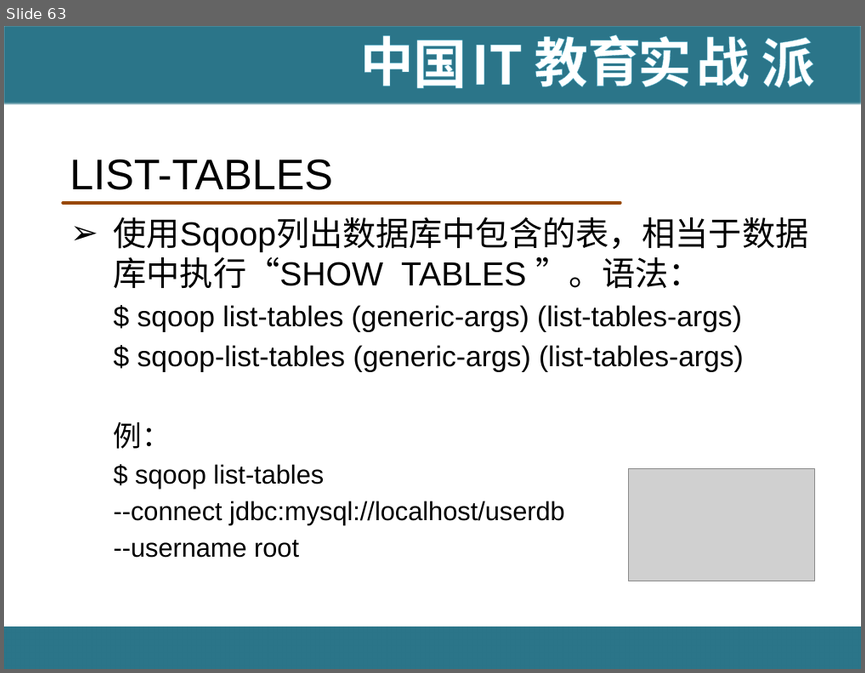
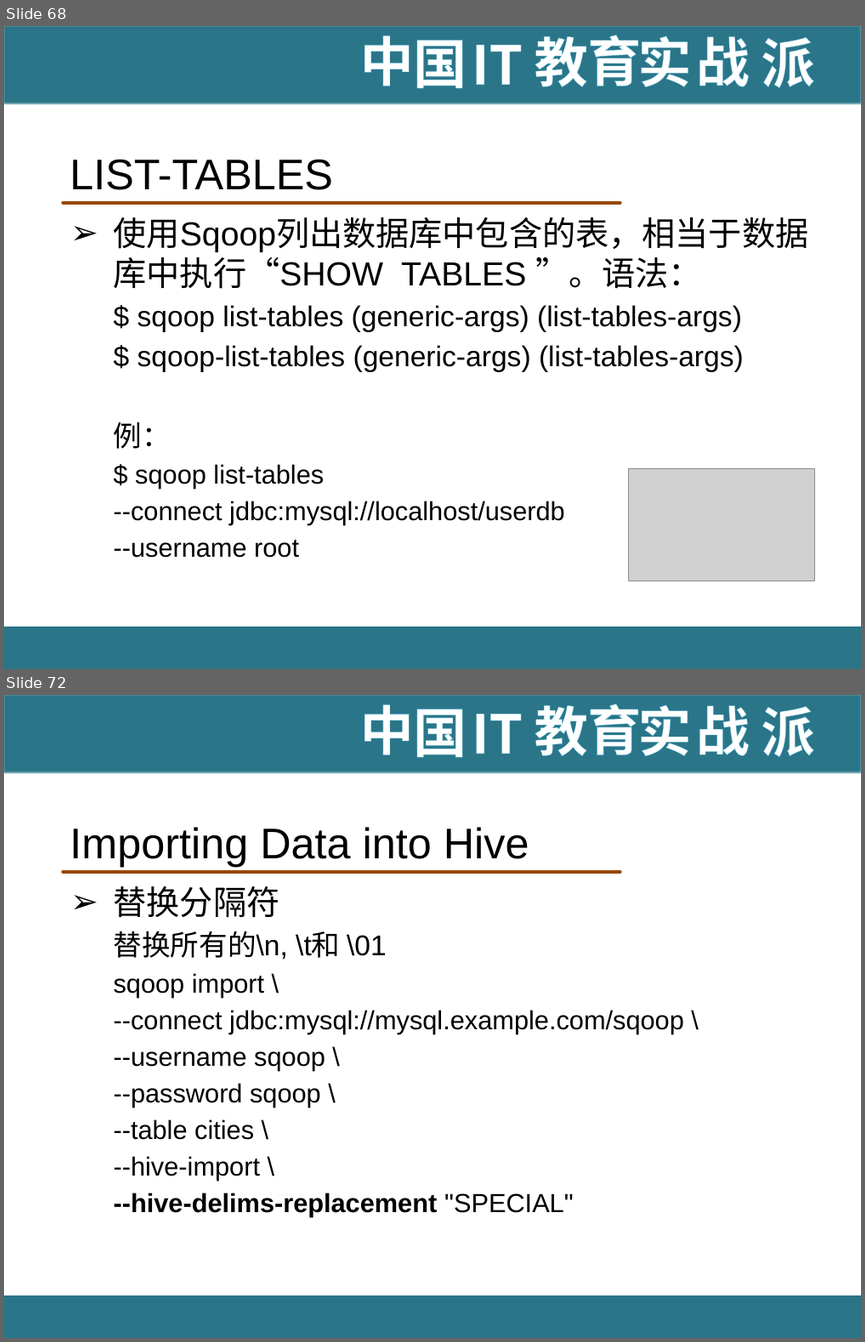
Before and after one commit to hanningxiao/BigData, a slide deck: [IT18掌www.it18zhang.com]Sqoop.pptx. Shown one above the other, each under a label of ours: slide 63 before the commit, slides 68 and 72 after it; the slides between them are not shown. The pictures are 865x673 and 865x1342 pixels, drawn with LibreOffice and Linux fonts; fonts in the diff are those of the drawing; grey boxes stand for pictures; background and template pictures are left out. Boxes give left, top, right and bottom in pixels: in the first picture for what was removed or moved away, otherwise in the second. Text is boxed around its words. In the diff, an @@ line names an element or a change of style, - is before the commit and + after.

Commit message:
update Sqoop

```diff
--- a/[IT18掌www.it18zhang.com]Sqoop.pptx
+++ b/[IT18掌www.it18zhang.com]Sqoop.pptx
@@ slide 72 added at [4,695,861,1338], background #FFFFFF; not listed: 11 template elements that a slide beside it also shows @@
@@ title added at [69,827,529,867], 36 pt, text #000000 @@
+Importing Data into Hive
@@ text added at [114,886,684,1217], 22 pt, text #000000 @@
+➢ 替换分隔符
+  替换所有的\n, \t和 \01
+  sqoop import \
+  --connect jdbc:mysql://mysql.example.com/sqoop \
+  --username sqoop \
+  --password sqoop \
+  --table cities \
+  --hive-import \
+  --hive-delims-replacement "SPECIAL"
@@ what was slide 63 is now slide 68 @@
```
Also in this commit, not shown: 1 slide changed, 12 other slides added.
